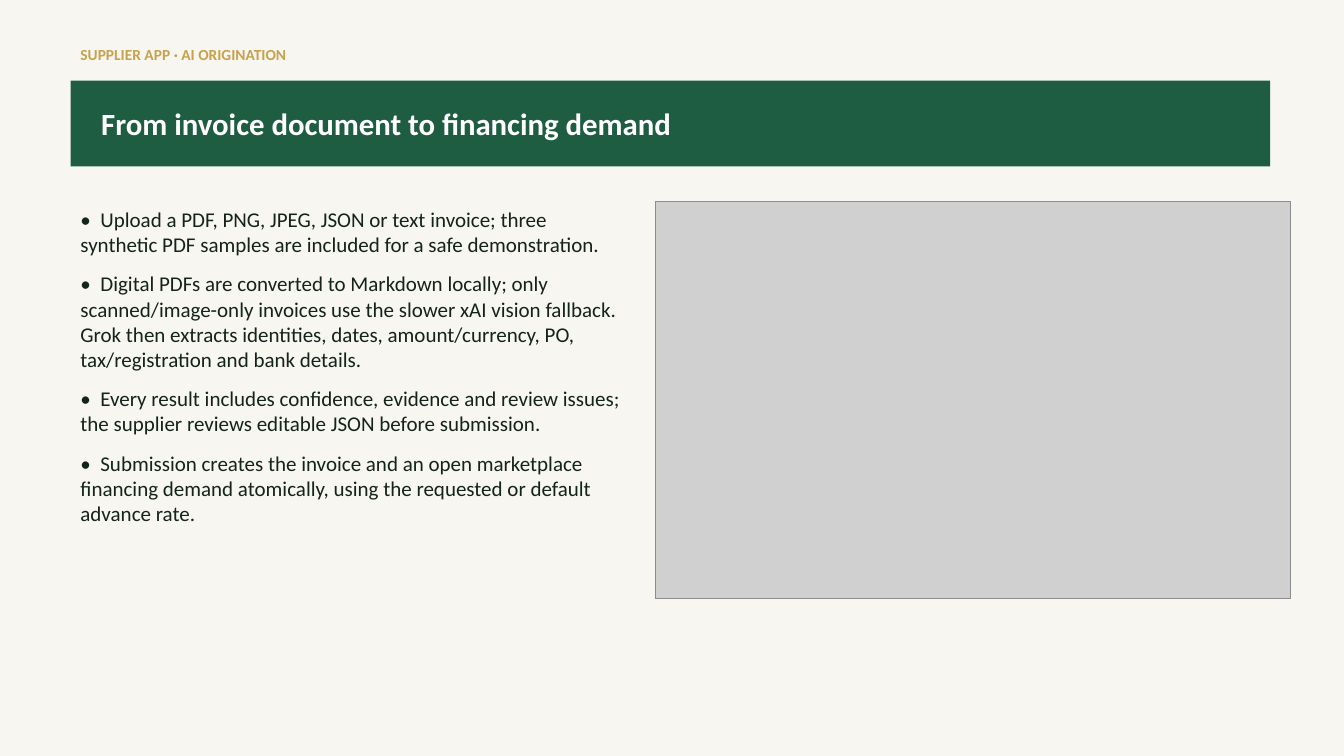
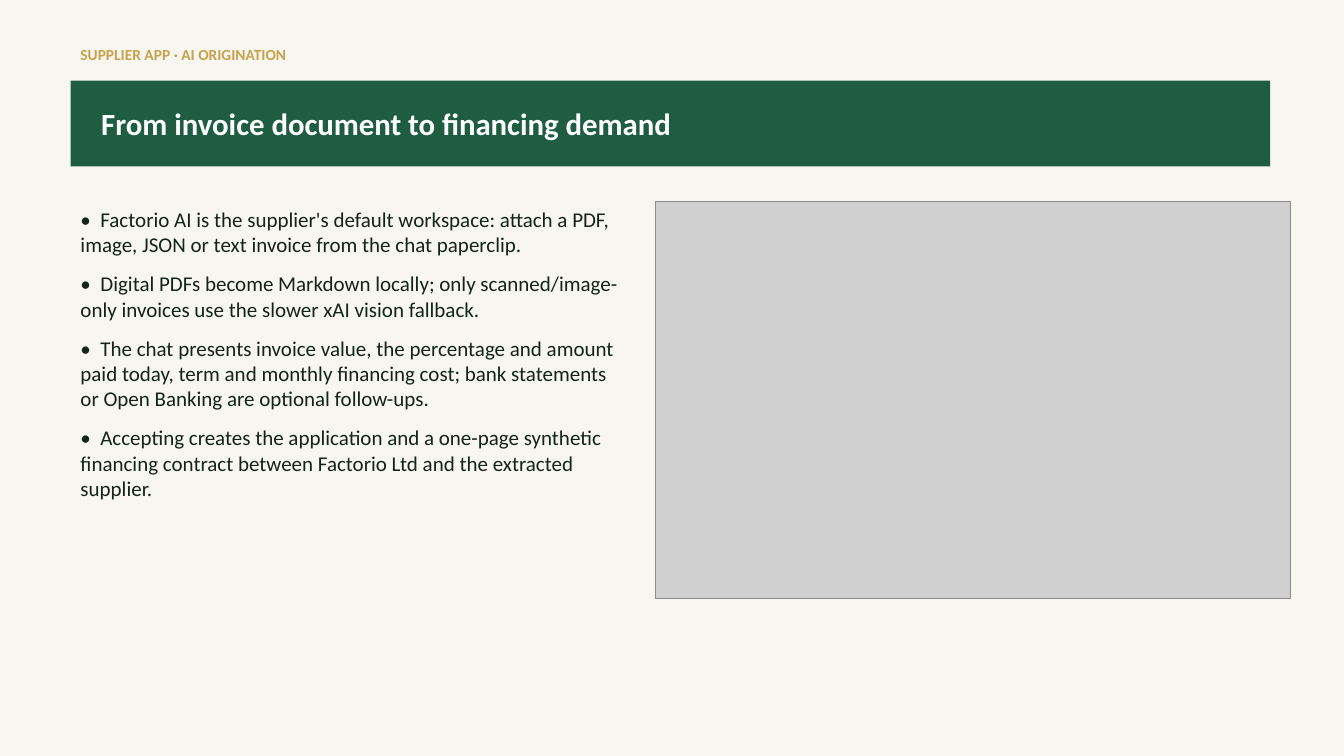
Before and after one commit to predictivelabsai/FastFactoring, a slide deck: slide 17 of docs/factorio_user_guide_2026-07-26_en.pptx. Drawn at 1344x756 pixels with LibreOffice and Linux fonts; fonts in the diff are those of the drawing; grey boxes stand for pictures. Boxes give left, top, right and bottom in pixels: in the first picture for what was removed or moved away, otherwise in the second. Text is boxed around its words. In the diff, an @@ line names an element or a change of style, - is before the commit and + after.

Commit message:
supplier: move origination into Factorio AI chat

```diff
--- a/docs/factorio_user_guide_2026-07-26_en.pptx
+++ b/docs/factorio_user_guide_2026-07-26_en.pptx
@@ text at [80,212,617,500]: text changed @@
-• Upload a PDF, PNG, JPEG, JSON or text invoice; three synthetic PDF samples are included for a safe demonstration.
-• Digital PDFs are converted to Markdown locally; only scanned/image-only invoices use the slower xAI vision fallback. Grok then extracts identities, dates, amount/currency, PO, tax/registration and bank details.
-• Every result includes confidence, evidence and review issues; the supplier reviews editable JSON before submission.
-• Submission creates the invoice and an open marketplace financing demand atomically, using the requested or default advance rate.
+• Factorio AI is the supplier's default workspace: attach a PDF, image, JSON or text invoice from the chat paperclip.
+• Digital PDFs become Markdown locally; only scanned/image-only invoices use the slower xAI vision fallback.
+• The chat presents invoice value, the percentage and amount paid today, term and monthly financing cost; bank statements or Open Banking are optional follow-ups.
+• Accepting creates the application and a one-page synthetic financing contract between Factorio Ltd and the extracted supplier.
```
Also in this commit, not shown: 18 other files.
